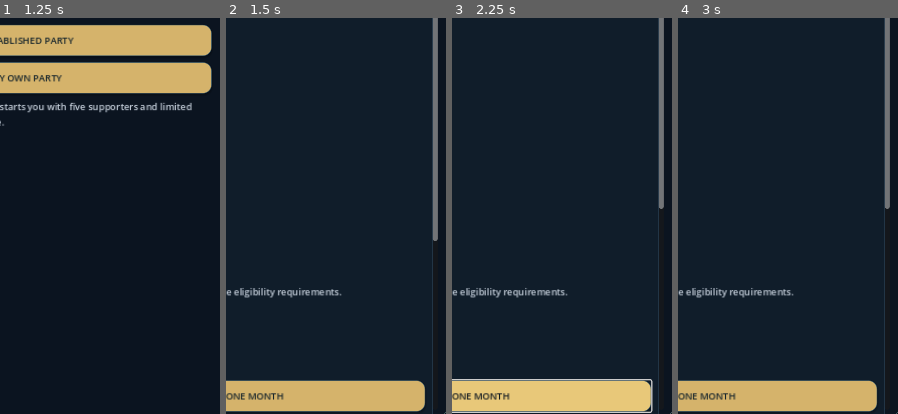
Above: before the commit, frames 1-4 (left to right).
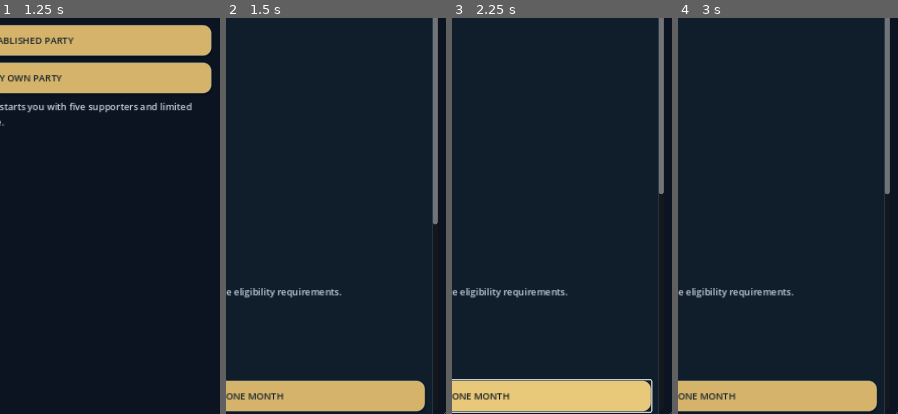
Above: after the commit, the same moments.

Repository: dhanushpoojary9740-boop/political-world
Game: Godot game, scene res://main.tscn
Same seed, same stepped clock (60 frames per second), same inputs: the game is played once before the commit and once after it.
Inputs (mouse positions are % of the whole screen's width and height, from its top left):
- Up to frame 1 (1.25 s): click (50, 19) at 0.52 s; type "Alex" at 0.6 s; click (50, 30) at 0.75 s; type "12" at 0.83 s; click (50, 37) at 0.98 s; type "Alex" at 1.07 s
- Up to frame 2 (1.5 s): click "FOUND MY OWN PARTY" at 1.25 s
- Up to frame 3 (2.25 s): click "ADVANCE ONE MONTH" at 2 s
- Up to frame 4 (3 s): click "Overview" at 2.75 s
The pictures show only the part of the screen within x 48-98%, y 41-91%; the shares and areas given below are measured in that part.

Frame 1 is identical in both runs. In frame 2, 0.1% of the frame differs, in the area x 94-97%, y 51-57%; in frame 3, less than 0.1%; in frame 4, less than 0.1%.

Commit message:
feat: add AI campaign phases and modeled election seat results

Diff:
--- a/scripts/world_simulation.gd
+++ b/scripts/world_simulation.gd
@@ -15,6 +15,23 @@
 const TICKET_XP := 12
 const TICKET_REPUTATION := 3.0
 const TICKET_RELATIONSHIP := 5.0
+const STATE_ASSEMBLY_SEATS: Dictionary = {
+    "Andhra Pradesh": 175, "Arunachal Pradesh": 60, "Assam": 126,
+    "Bihar": 243, "Chhattisgarh": 90, "Goa": 40, "Gujarat": 182,
+    "Haryana": 90, "Himachal Pradesh": 68, "Jharkhand": 81,
+    "Karnataka": 224, "Kerala": 140, "Madhya Pradesh": 230,
+    "Maharashtra": 288, "Manipur": 60, "Meghalaya": 60,
+    "Mizoram": 40, "Nagaland": 60, "Odisha": 147, "Punjab": 117,
+    "Rajasthan": 200, "Sikkim": 32, "Tamil Nadu": 234,
+    "Telangana": 119, "Tripura": 60, "Uttar Pradesh": 403,
+    "Uttarakhand": 70, "West Bengal": 294
+}
+const MODELED_CAMPAIGN_MONTHS := 3
+const MODELED_CAMPAIGN_BASE_COST := 25000
+const MODELED_CAMPAIGN_MEMBER_COST := 2
+const MODELED_CAMPAIGN_MAX_MONTHLY_COST := 200000
+const MODELED_ELECTION_CYCLE_YEARS := 5
+
 const FICTIONAL_AI_NAMES: Array[String] = [
     "Aarav Kulkarni", "Meera Hegde", "Rohan Shetty", "Ananya Rao",
     "Vikram Nayak", "Kavya Bhat", "Nikhil Gowda", "Ishita Desai",
@@ -150,7 +167,7 @@
             "state": state_names[i],
             "next_year": 2028 + (i % 4),
             "month": 5 if i % 2 == 0 else 11,
-            "assembly_seats": 60 + (i % 7) * 30,
+            "assembly_seats": int(STATE_ASSEMBLY_SEATS.get(state_names[i], 60)),
             "last_result": "Not yet held",
             "last_winner": ""
         })
@@ -160,6 +177,8 @@
         "state_elections": state_elections,
         "national_election": {"next_year": 2029, "month": 5, "seats": 543, "last_result": "Not yet held", "last_winner": ""},
         "global_relations": {},
+        "seat_results": {},
+        "election_history": [],
         "last_monthly_report": "The political world is ready. Regional party organization and election calendars are initialized."
     }
 
@@ -182,9 +201,62 @@
     regional[party_id] = support_by_state
     world_state["regional_support"] = regional
 
+func _ensure_election_schema() -> void:
+    if not world_state.has("state_elections") or not (world_state.get("state_elections") is Array):
+        var state_names: Array[String] = [
+            "Andhra Pradesh", "Arunachal Pradesh", "Assam", "Bihar", "Chhattisgarh",
+            "Goa", "Gujarat", "Haryana", "Himachal Pradesh", "Jharkhand",
+            "Karnataka", "Kerala", "Madhya Pradesh", "Maharashtra", "Manipur",
+            "Meghalaya", "Mizoram", "Nagaland", "Odisha", "Punjab", "Rajasthan",
+            "Sikkim", "Tamil Nadu", "Telangana", "Tripura", "Uttar Pradesh",
+            "Uttarakhand", "West Bengal"
+        ]
+        var elections: Array[Dictionary] = []
+        for i in range(state_names.size()):
+            elections.append({
+                "state": state_names[i],
+                "next_year": 2028 + (i % 4),
+                "month": 5 if i % 2 == 0 else 11,
+                "assembly_seats": int(STATE_ASSEMBLY_SEATS.get(state_names[i], 60)),
+                "last_result": "Not yet held",
+                "last_winner": "",
+                "phase": "Scheduled",
+                "campaign_spend_by_party": {}
+            })
+        world_state["state_elections"] = elections
+    else:
+        var saved_elections: Array = world_state.get("state_elections", [])
+        for i in range(saved_elections.size()):
+            var election: Dictionary = saved_elections[i]
+            var state_name := str(election.get("state", ""))
+            election["assembly_seats"] = int(election.get("assembly_seats", STATE_ASSEMBLY_SEATS.get(state_name, 60)))
+            election["phase"] = str(election.get("phase", "Scheduled"))
+            election["campaign_spend_by_party"] = election.get("campaign_spend_by_party", {})
+            saved_elections[i] = election
+        world_state["state_elections"] = saved_elections
+
+    if not world_state.has("national_election") or not (world_state.get("national_election") is Dictionary):
+        world_state["national_election"] = {
+            "next_year": 2029, "month": 5, "seats": 543,
+            "last_result": "Not yet held", "last_winner": "",
+            "phase": "Scheduled", "campaign_spend_by_party": {}
+        }
+    else:
+        var national: Dictionary = world_state.get("national_election", {})
+        national["phase"] = str(national.get("phase", "Scheduled"))
+        national["campaign_spend_by_party"] = national.get("campaign_spend_by_party", {})
+        world_state["national_election"] = national
+
+    if not world_state.has("election_history"):
+        world_state["election_history"] = []
+    if not world_state.has("seat_results"):
+        world_state["seat_results"] = {}
+
+
 func _process_world_politics_monthly() -> void:
     if world_state.is_empty():
         _initialize_world_state()
+    _ensure_election_schema()
     for party_id_variant in parties.keys():
         var party_id := str(party_id_variant)
         _ensure_party_world_presence(party_id)
@@ -265,60 +337,221 @@
         regional[party_id] = support_by_state
     world_state["regional_support"] = regional
 
-    # Resolve scheduled state assembly elections automatically. The player's
-    # organization contests Karnataka under AI management unless a later player
-    # control action is added; other states are always AI-administered.
+    # Each election has a three-month AI campaign window. Results are resolved
+    # only on the scheduled month, and seat outcomes are stored in shared world state.
     var state_elections: Array = world_state.get("state_elections", [])
     for i in range(state_elections.size()):
         var election: Dictionary = state_elections[i]
-        if int(election.get("next_year", 0)) != year or int(election.get("month", 0)) != month:
-            continue
         var state_name := str(election.get("state", ""))
-        var winner_id := ""
-        var winner_score := -1.0
-        var state_support: Dictionary = {}
-        for party_id_variant in parties.keys():
-            var party_id := str(party_id_variant)
-            var party: Dictionary = parties[party_id]
-            var party_support: Dictionary = regional.get(party_id, {})
-            var support := float(party_support.get(state_name, float(party.get("popularity", 0.0))))
-            var score := support + log(maxf(1.0, float(party.get("members", 1))) / 100.0) * 1.5
-            state_support[party_id] = score
-            if score > winner_score:
-                winner_score = score
-                winner_id = party_id
-        var winner_party: Dictionary = parties.get(winner_id, {})
-        var winner_name := str(winner_party.get("name", "AI party"))
-        election["last_result"] = "%s won the modeled assembly election" % winner_name
-        election["last_winner"] = winner_id
-        election["next_year"] = int(election.get("next_year", year)) + 5
-        state_elections[i] = election
-        report_lines.append("AI election: %s assembly — %s won; next modeled election %s." % [state_name, winner_name, str(election["next_year"])])
+        var seats := int(election.get("assembly_seats", STATE_ASSEMBLY_SEATS.get(state_name, 60)))
+        state_elections[i] = _advance_modeled_election(
+            election, "%s Assembly" % state_name, seats, state_name, regional, report_lines
+        )
     world_state["state_elections"] = state_elections
 
     var national: Dictionary = world_state.get("national_election", {})
-    if int(national.get("next_year", 0)) == year and int(national.get("month", 0)) == month:
-        var national_winner := ""
-        var national_score := -1.0
-        for party_id_variant in parties.keys():
-            var party_id := str(party_id_variant)
-            var party: Dictionary = parties[party_id]
-            var score := float(party.get("popularity", 0.0)) + log(maxf(1.0, float(party.get("members", 1))) / 100.0)
-            if score > national_score:
-                national_score = score
-                national_winner = party_id
-        var national_winner_party: Dictionary = parties.get(national_winner, {})
-        var national_name := str(national_winner_party.get("name", "AI party"))
-        national["last_result"] = "%s formed the modeled largest Lok Sabha bloc" % national_name
-        national["last_winner"] = national_winner
-        national["next_year"] = int(national.get("next_year", year)) + 5
-        report_lines.append("AI national election: %s became the largest modeled Lok Sabha bloc; next modeled election %s." % [national_name, str(national["next_year"])])
+    national = _advance_modeled_election(
+        national, "Lok Sabha", int(national.get("seats", 543)), "", regional, report_lines
+    )
     world_state["national_election"] = national
 
     if report_lines.is_empty():
         report_lines.append("AI party organizations reviewed regional support and continued routine activity across India.")
     world_state["last_monthly_report"] = "\n".join(report_lines)
     notifications.append_array(report_lines)
+
+func _months_until_election(election: Dictionary) -> int:
+    var election_year := int(election.get("next_year", year))
+    var election_month := clampi(int(election.get("month", 1)), 1, 12)
+    return (election_year - year) * 12 + (election_month - month)
+
+
+func _advance_modeled_election(
+    election: Dictionary,
+    jurisdiction: String,
+    seat_count: int,
+    state_name: String,
+    regional: Dictionary,
+    report_lines: Array[String]
+) -> Dictionary:
+    if election.is_empty():
+        return election
+
+    var months_remaining := _months_until_election(election)
+    if months_remaining > MODELED_CAMPAIGN_MONTHS:
+        election["phase"] = "Scheduled"
+        return election
+
+    if months_remaining > 0:
+        if str(election.get("phase", "")) != "Campaigning":
+            report_lines.append("Campaign period opened for %s. AI party organizations are campaigning automatically." % jurisdiction)
+        election["phase"] = "Campaigning"
+        election["months_to_poll"] = months_remaining
+        _run_modeled_ai_campaigns(election)
+        return election
+
+    var result := _resolve_modeled_election(election, jurisdiction, seat_count, state_name, regional)
+    election["last_result"] = str(result.get("summary", "Election completed"))
+    election["last_winner"] = str(result.get("winner_id", ""))
+    election["last_seats"] = result.get("seats_by_party", {})
+    election["last_vote_shares"] = result.get("vote_shares", {})
+    election["last_year"] = year
+    election["last_turnout_percent"] = float(result.get("turnout_percent", 0.0))
+    election["phase"] = "Completed"
+    election["last_campaign_spending"] = election.get("campaign_spend_by_party", {})
+
+    var history: Array = world_state.get("election_history", [])
+    history.append({
+        "jurisdiction": jurisdiction,
+        "year": year,
+        "month": month,
+        "summary": election["last_result"],
+        "winner_id": election["last_winner"],
+        "seats_by_party": election["last_seats"],
+        "vote_shares": election["last_vote_shares"]
+    })
+    while history.size() > 40:
+        history.pop_front()
+    world_state["election_history"] = history
+
+    var seat_results: Dictionary = world_state.get("seat_results", {})
+    seat_results[jurisdiction] = election["last_seats"]
+    world_state["seat_results"] = seat_results
+
+    # Election performance feeds back into support without guaranteeing future wins.
+    var vote_shares: Dictionary = result.get("vote_shares", {})
+    if not state_name.is_empty():
+        var regional_support: Dictionary = world_state.get("regional_support", {})
+        for party_id_variant in parties.keys():
+            var state_party_id := str(party_id_variant)
+            var party_regions: Dictionary = regional_support.get(state_party_id, {})
+            var current_support := float(party_regions.get(state_name, 0.0))
+            var state_vote_share := float(vote_shares.get(state_party_id, 0.0))
+            party_regions[state_name] = clampf(current_support + (state_vote_share - 20.0) * 0.025, 0.5, 95.0)
+            regional_support[state_party_id] = party_regions
+        world_state["regional_support"] = regional_support
+    else:
+        for party_id_variant in parties.keys():
+            var national_party_id := str(party_id_variant)
+            var party: Dictionary = parties.get(national_party_id, {})
+            var national_vote_share := float(vote_shares.get(national_party_id, 0.0))
+            party["popularity"] = clampf(float(party.get("popularity", 0.0)) + (national_vote_share - 20.0) * 0.025, 0.5, 100.0)
+            parties[national_party_id] = party
+
+    report_lines.append("%s result: %s. Turnout %.1f%%. Campaigns were AI-managed; this result does not directly appoint the player to office." % [
+        jurisdiction, election["last_result"], election["last_turnout_percent"]
+    ])
+
+    var next_year := int(election.get("next_year", year))
+    while next_year <= year:
+        next_year += MODELED_ELECTION_CYCLE_YEARS
+    election["next_year"] = next_year
+    election["phase"] = "Scheduled"
+    election["months_to_poll"] = -1
+    election["campaign_spend_by_party"] = {}
+    election["campaign_months_run"] = 0
+    return election
+
+
+func _run_modeled_ai_campaigns(election: Dictionary) -> void:
+    var spending_by_party: Dictionary = election.get("campaign_spend_by_party", {})
+    for party_id_variant in parties.keys():
+        var party_id := str(party_id_variant)
+        var party: Dictionary = parties.get(party_id, {})
+        if party.is_empty():
+            continue
+        var members := maxi(0, int(party.get("members", 0)))
+        var monthly_budget := mini(
+            MODELED_CAMPAIGN_MAX_MONTHLY_COST,
+            MODELED_CAMPAIGN_BASE_COST + members * MODELED_CAMPAIGN_MEMBER_COST
+        )
+        var available_funds := maxi(0, int(party.get("funds", 0)))
+        var spend := mini(available_funds, monthly_budget)
+        if spend <= 0:
+            continue
+        party["funds"] = available_funds - spend
+        parties[party_id] = party
+        spending_by_party[party_id] = int(spending_by_party.get(party_id, 0)) + spend
+    election["campaign_spend_by_party"] = spending_by_party
+    election["campaign_months_run"] = int(election.get("campaign_months_run", 0)) + 1
+
+
+func _resolve_modeled_election(
+    election: Dictionary,
+    jurisdiction: String,
+    seat_count: int,
+    state_name: String,
+    regional: Dictionary
+) -> Dictionary:
+    var scores: Dictionary = {}
+    var total_score := 0.0
+    var spending_by_party: Dictionary = election.get("campaign_spend_by_party", {})
+    for party_id_variant in parties.keys():
+        var party_id := str(party_id_variant)
+        var party: Dictionary = parties.get(party_id, {})
+        var base_support := float(party.get("popularity", 0.0))
+        if not state_name.is_empty():
+            var support_by_state: Dictionary = regional.get(party_id, {})
+            base_support = float(support_by_state.get(state_name, base_support))
+        var members := maxi(1, int(party.get("members", 1)))
+        var campaign_score := minf(7.0, float(spending_by_party.get(party_id, 0)) / 100000.0)
+        var score := maxf(0.5, base_support + log(maxf(1.0, float(members)) / 1000.0) * 2.0 + campaign_score + randf_range(-1.5, 1.5))
+        scores[party_id] = score
+        total_score += score
+
+    if scores.is_empty() or total_score <= 0.0:
+        return {"summary": "No eligible party was available to contest.", "winner_id": "", "seats_by_party": {}, "vote_shares": {}, "turnout_percent": 0.0}
+
+    var seats_by_party: Dictionary = {}
+    var vote_shares: Dictionary = {}
+    var remainders: Dictionary = {}
+    var allocated_seats := 0
+    for party_id_variant in scores.keys():
+        var party_id := str(party_id_variant)
+        var share := float(scores[party_id]) / total_score
+        var raw_seats := share * float(seat_count)
+        var whole_seats := int(floor(raw_seats))
+        seats_by_party[party_id] = whole_seats
+        remainders[party_id] = raw_seats - float(whole_seats)
+        vote_shares[party_id] = share * 100.0
+        allocated_seats += whole_seats
+
+    var remaining := maxi(0, seat_count - allocated_seats)
+    while remaining > 0:
+        var best_id := ""
+        var best_remainder := -1.0
+        for party_id_variant in remainders.keys():
+            var party_id := str(party_id_variant)
+            var fraction := float(remainders[party_id])
+            if fraction > best_remainder:
+                best_remainder = fraction
+                best_id = party_id
+        if best_id.is_empty():
+            break
+        seats_by_party[best_id] = int(seats_by_party.get(best_id, 0)) + 1
+        remainders[best_id] = -1.0
+        remaining -= 1
+
+    var winner_id := ""
+    var winner_seats := -1
+    for party_id_variant in seats_by_party.keys():
+        var party_id := str(party_id_variant)
+        var party_seats := int(seats_by_party[party_id])
+        if party_seats > winner_seats:
+            winner_seats = party_seats
+            winner_id = party_id
+    var winner_party: Dictionary = parties.get(winner_id, {})
+    var winner_name := str(winner_party.get("name", "Leading party"))
+    var turnout_percent := clampf(54.0 + (total_score / maxf(1.0, float(scores.size()))) * 0.22 + randf_range(-4.0, 4.0), 45.0, 82.0)
+    var summary := "%s won the most seats (%d of %d); coalition formation is not yet modeled." % [winner_name, winner_seats, seat_count]
+    return {
+        "summary": summary,
+        "winner_id": winner_id,
+        "seats_by_party": seats_by_party,
+        "vote_shares": vote_shares,
+        "turnout_percent": turnout_percent
+    }
+
 
 func world_politics_summary() -> String:
     if world_state.is_empty():
@@ -331,6 +564,7 @@
     var next_state_name := ""
     var next_state_year := 99999
     var next_state_month := 13
+    var next_state_phase := "Scheduled"
     for election_variant in world_state.get("state_elections", []):
         var election: Dictionary = election_variant
         var election_year := int(election.get("next_year", 99999))
@@ -339,8 +573,18 @@
             next_state_year = election_year
             next_state_month = election_month
             next_state_name = str(election.get("state", ""))
+            next_state_phase = str(election.get("phase", "Scheduled"))
     var national: Dictionary = world_state.get("national_election", {})
-    return "INDIA-WIDE POLITICAL WORLD\nRegional party support in %s: %.1f / 100\nNext modeled state assembly election: %s — %s %d\nNext modeled Lok Sabha election: %s %d\nAI organizations manage routine campaigning and participation when you do not act. Election calendars are game-model schedules, not official dates." % [home_state, player_support, next_state_name, _month_name(next_state_month), next_state_year, _month_name(int(national.get("month", 5))), int(national.get("next_year", 2029))]
+    var history: Array = world_state.get("election_history", [])
+    var latest_result := "No state or national election has been resolved yet."
+    if not history.is_empty():
+        var latest: Dictionary = history[history.size() - 1]
+        latest_result = "%s (%d): %s" % [str(latest.get("jurisdiction", "Election")), int(latest.get("year", year)), str(latest.get("summary", "Result recorded"))]
+    return "INDIA-WIDE POLITICAL WORLD\nRegional party support in %s: %.1f / 100\nNext modeled state assembly election: %s — %s %d\nState election phase: %s\nNext modeled Lok Sabha election: %s %d — %s\nLatest modeled result: %s\nAI organizations campaign automatically when you do not take direct action. Schedules are simulation models, not official dates." % [
+        home_state, player_support, next_state_name, _month_name(next_state_month), next_state_year,
+        next_state_phase, _month_name(int(national.get("month", 5))), int(national.get("next_year", 2029)),
+        str(national.get("phase", "Scheduled")), latest_result
+    ]
 
 func local_election_area() -> String:
     return "%s, %s" % [home_city.strip_edges(), home_state]
